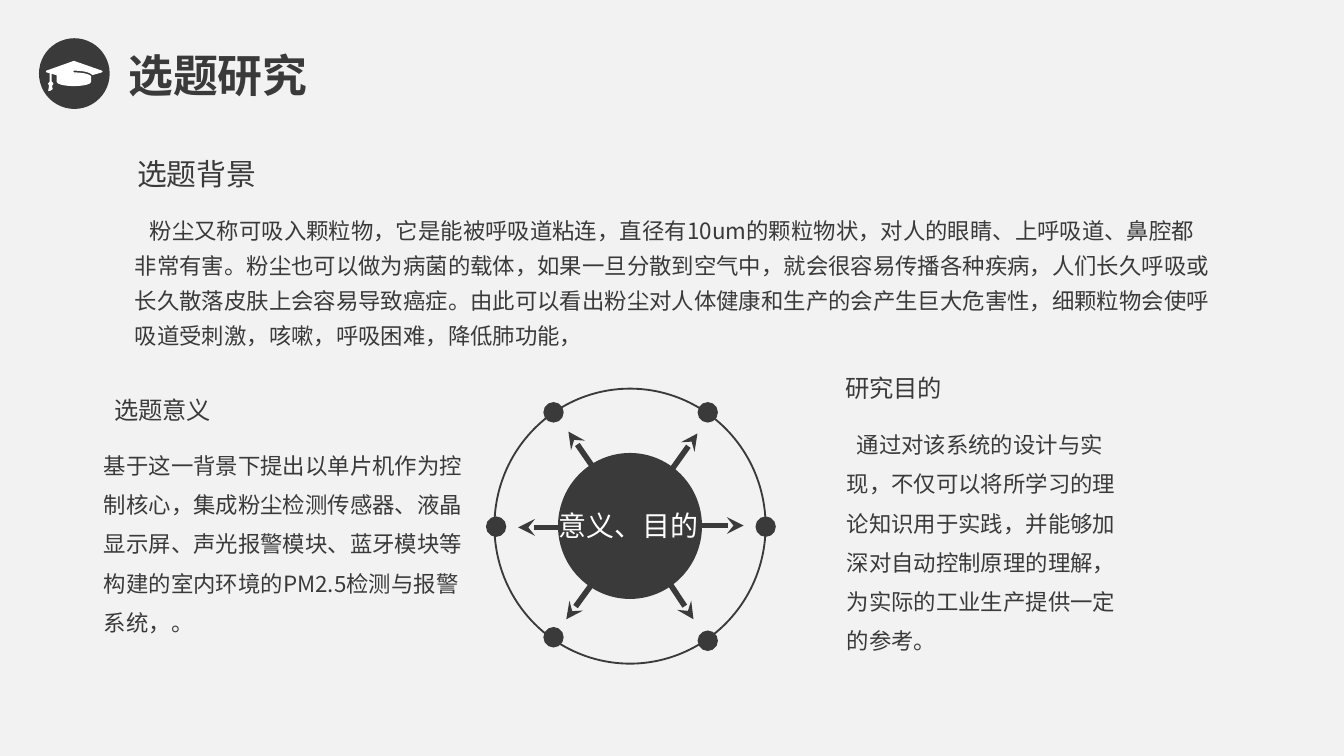
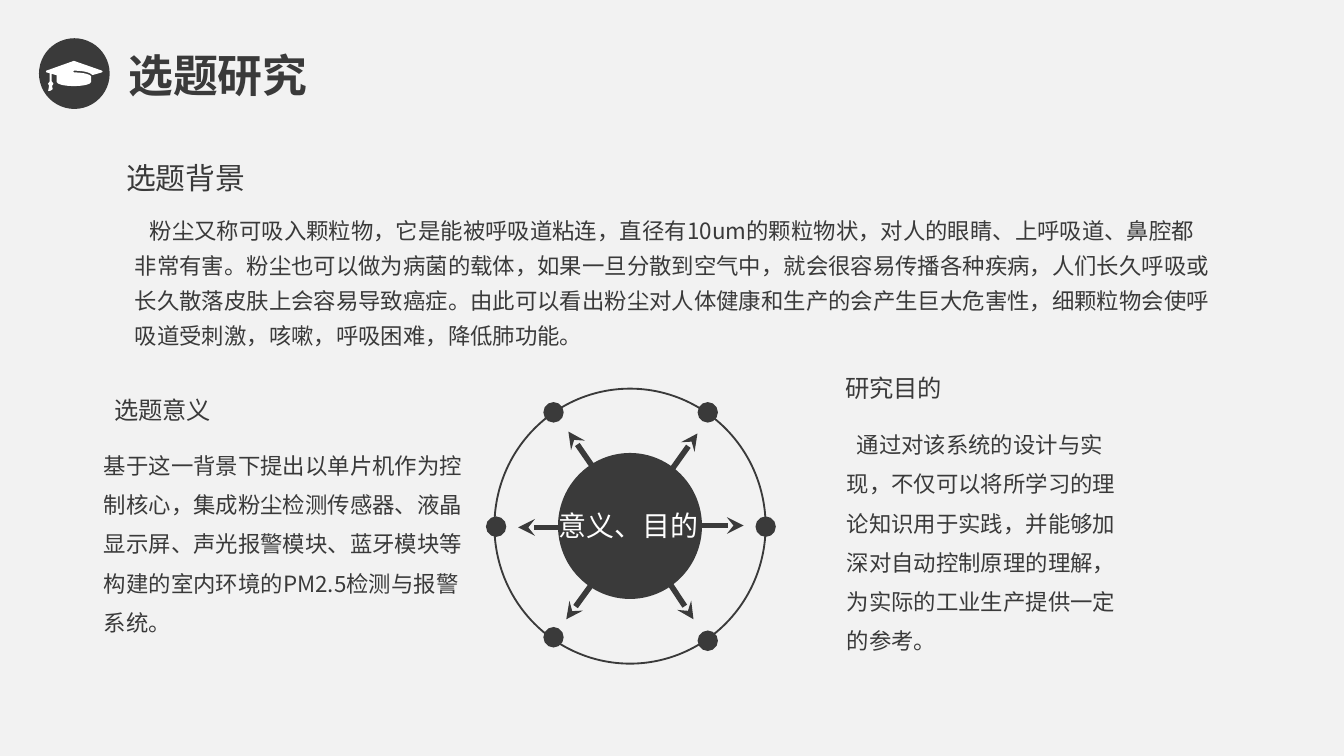
Before and after one commit to zhoutongxu/20151104764_zhoutongxu, a slide deck: slide 3 of 基于蓝牙的室内环境PM2.5检测系统/答辩PPT/20151104764-周桐旭-基于蓝牙的室内环境PM2.5检测系统-开题PPT.ppt. Drawn at 1344x756 pixels with LibreOffice and Linux fonts; fonts in the diff are those of the drawing; background and template pictures are left out. Boxes give left, top, right and bottom in pixels: in the first picture for what was removed or moved away, otherwise in the second. Text is boxed around its words. In the diff, an @@ line names an element or a change of style, - is before the commit and + after.

```diff
--- a/基于蓝牙的室内环境PM2.5检测系统/答辩PPT/20151104764-周桐旭-基于蓝牙的室内环境PM2.5检测系统-开题PPT.ppt
+++ b/基于蓝牙的室内环境PM2.5检测系统/答辩PPT/20151104764-周桐旭-基于蓝牙的室内环境PM2.5检测系统-开题PPT.ppt
@@ text "选题背景": place and size @@
-text "选题背景" at box(137, 160, 256, 188)
+text "选题背景" at box(126, 164, 245, 192)
@@ text at box(135, 220, 1209, 346): text changed @@
-粉尘又称可吸入颗粒物，它是能被呼吸道粘连，直径有10um的颗粒物状，对人的眼睛、上呼吸道、鼻腔都非常有害。粉尘也可以做为病菌的载体，如果一旦分散到空气中，就会很容易传播各种疾病，人们长久呼吸或长久散落皮肤上会容易导致癌症。由此可以看出粉尘对人体健康和生产的会产生巨大危害性，细颗粒物会使呼吸道受刺激，咳嗽，呼吸困难，降低肺功能，
+粉尘又称可吸入颗粒物，它是能被呼吸道粘连，直径有10um的颗粒物状，对人的眼睛、上呼吸道、鼻腔都非常有害。粉尘也可以做为病菌的载体，如果一旦分散到空气中，就会很容易传播各种疾病，人们长久呼吸或长久散落皮肤上会容易导致癌症。由此可以看出粉尘对人体健康和生产的会产生巨大危害性，细颗粒物会使呼吸道受刺激，咳嗽，呼吸困难，降低肺功能。
@@ text at box(104, 455, 462, 633): text changed @@
-基于这一背景下提出以单片机作为控制核心，集成粉尘检测传感器、液晶显示屏、声光报警模块、蓝牙模块等构建的室内环境的PM2.5检测与报警系统，。
+基于这一背景下提出以单片机作为控制核心，集成粉尘检测传感器、液晶显示屏、声光报警模块、蓝牙模块等构建的室内环境的PM2.5检测与报警系统。
```
Also in this commit, not shown: 6 other slides changed.
